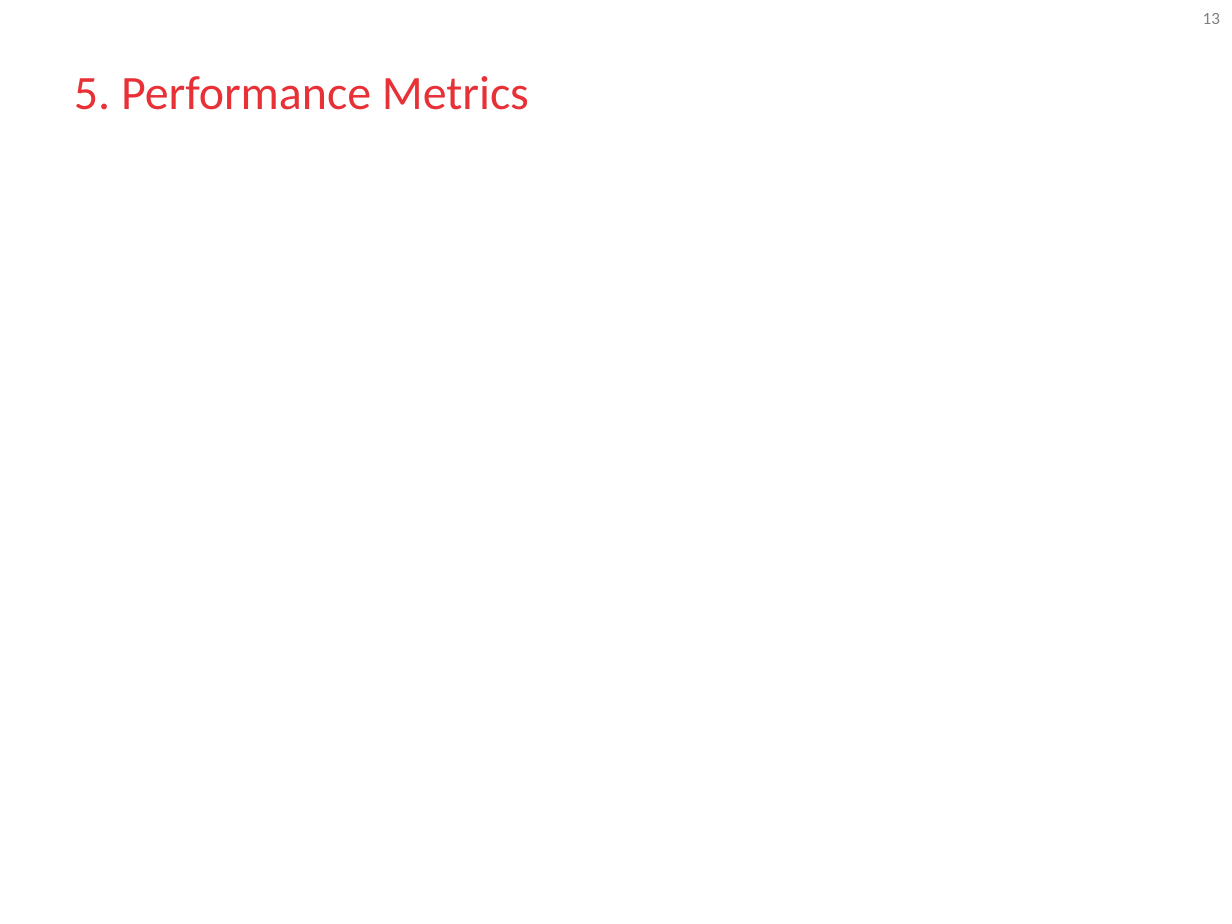
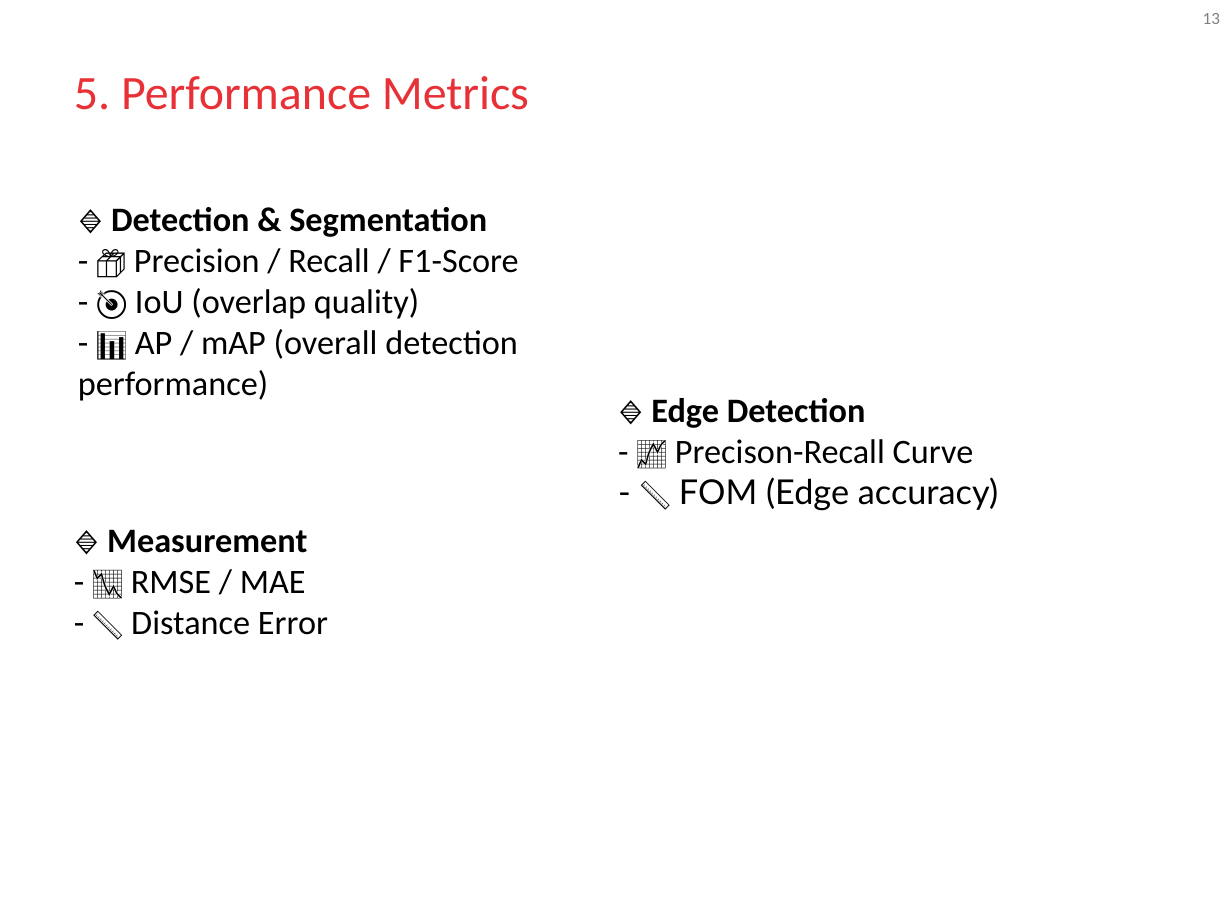
Before and after one commit to blooraayy/VA_RetoMichelin, a slide deck: slide 13 of docs/GIDIA_VA_Course_Project_Presentations.pptx. Drawn at 1232x924 pixels with LibreOffice and Linux fonts; fonts in the diff are those of the drawing; background and template pictures are left out. Boxes give left, top, right and bottom in pixels: in the first picture for what was removed or moved away, otherwise in the second. Text is boxed around its words. In the diff, an @@ line names an element or a change of style, - is before the commit and + after.

Commit message:
Dataset images and performance metrics added

```diff
--- a/docs/GIDIA_VA_Course_Project_Presentations.pptx
+++ b/docs/GIDIA_VA_Course_Project_Presentations.pptx
@@ text added at <box>78,207,518,401</box>, 20 pt, text #000000 @@
+🔹 Detection & Segmentation
+- 📦 Precision / Recall / F1-Score
+- 🎯 IoU (overlap quality)
+- 📊 AP / mAP (overall detection performance)
@@ text added at <box>651,398,998,511</box>, 20 pt, text #000000 @@
+🔹 Edge Detection
+- 📈 Precison-Recall Curve
+- 📏 FOM (Edge accuracy)
@@ text added at <box>107,529,328,635</box>, 20 pt, text #000000 @@
+🔹 Measurement
+- 📉 RMSE / MAE
+- 📏 Distance Error
```
Also in this commit, not shown: 1 other slide changed.
